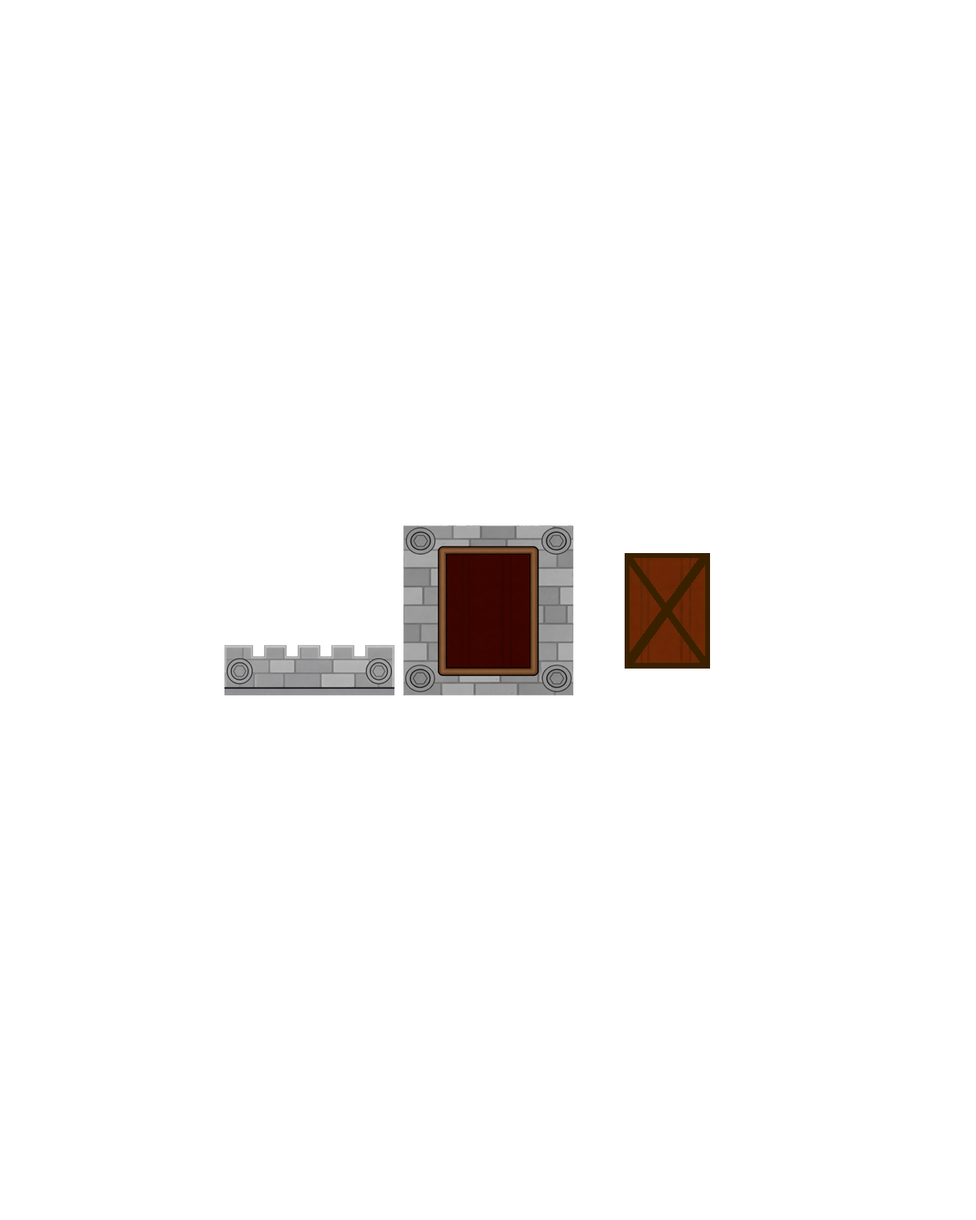
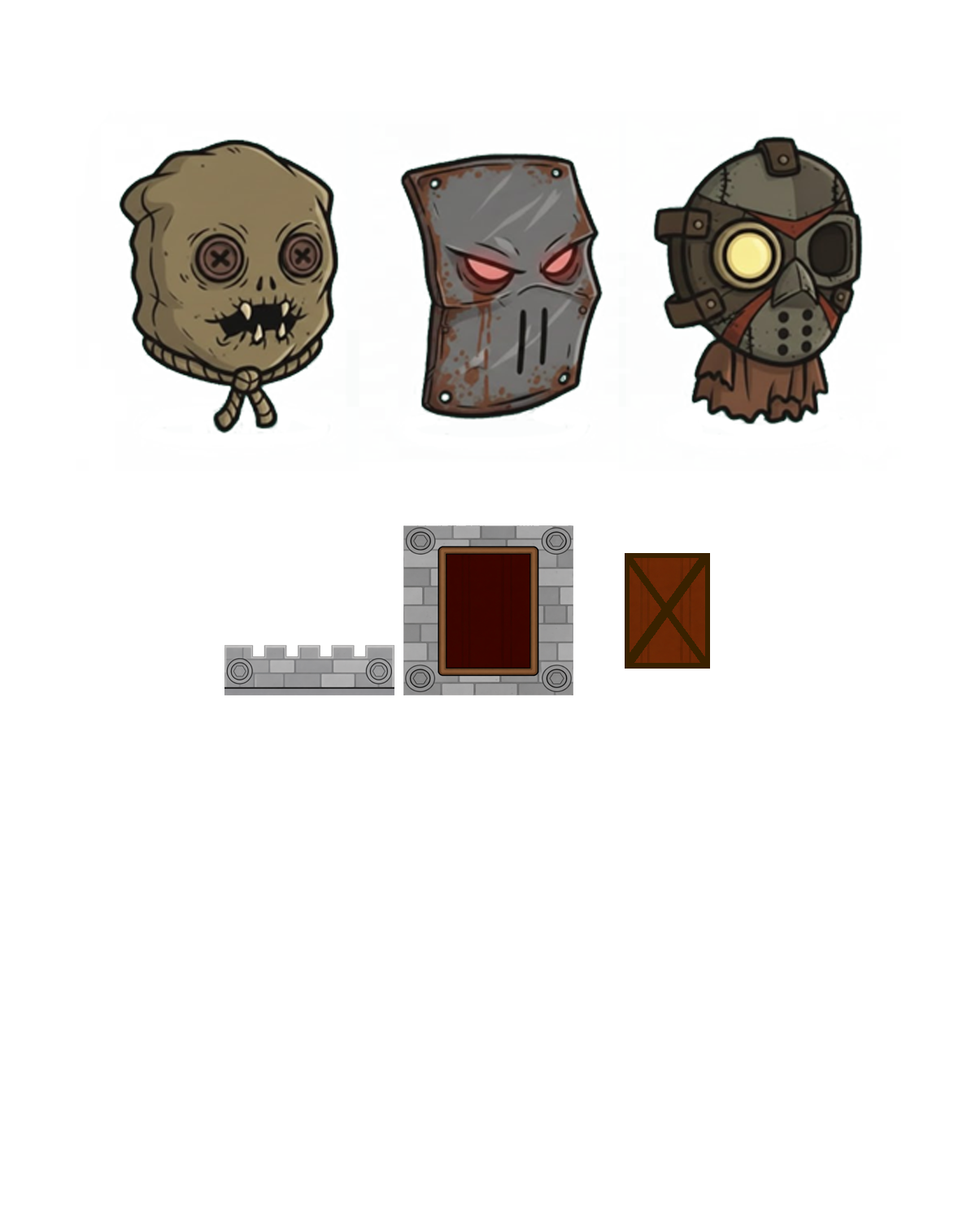
Layer changes from the first w=976, h=1220 image to the second:
added layer "Layer 10" above "Layer 11" over [619, 135, 864, 446]
added layer "Layer 11" above "Layer 12" over [345, 148, 627, 459]
added layer "Layer 12" above "Layer 9" over [117, 137, 360, 435]
